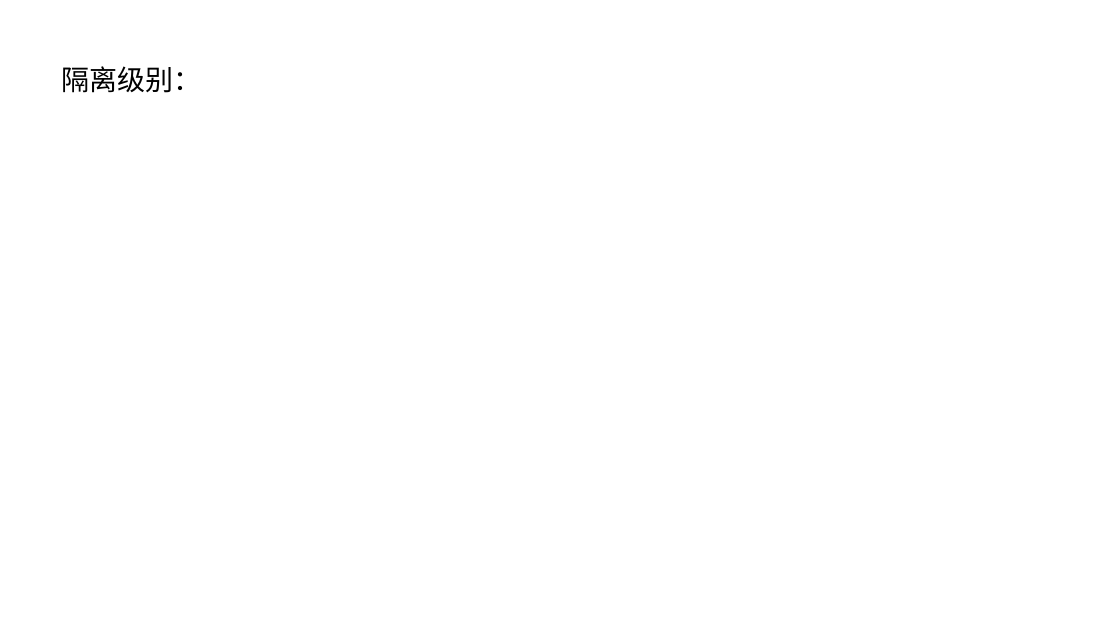
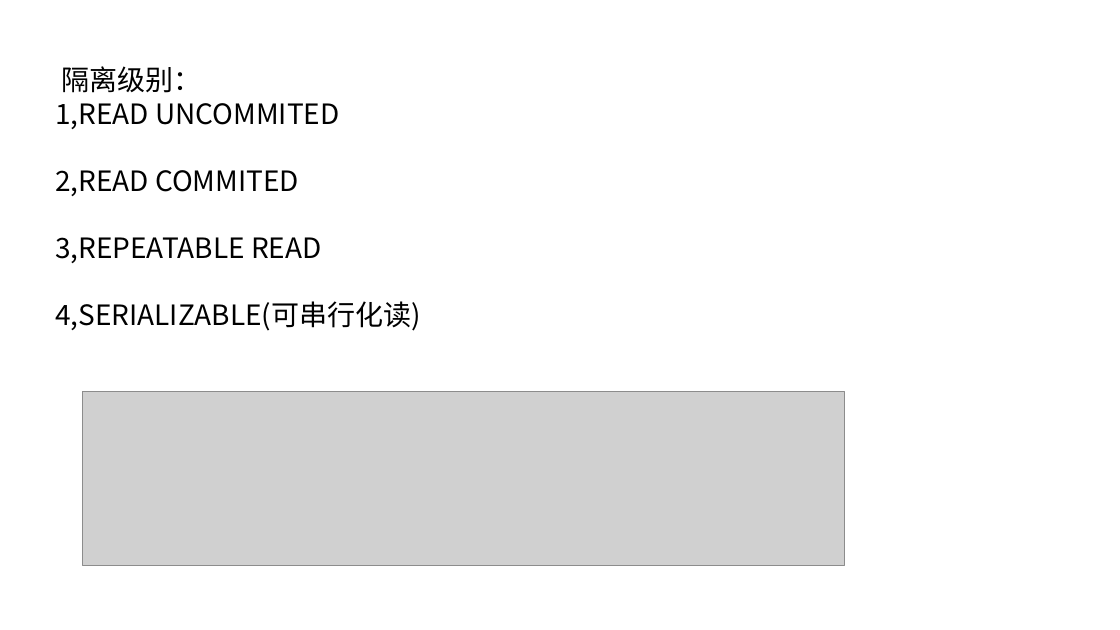
Before and after one commit to ronghuaihai/sharefiles, a slide deck: slide 5 of 数据库演示.pptx (slide 6 before the commit). Drawn at 1120x630 pixels with LibreOffice and Linux fonts; fonts in the diff are those of the drawing; grey boxes stand for pictures; background and template pictures are left out. Boxes give left, top, right and bottom in pixels: in the first picture for what was removed or moved away, otherwise in the second. Text is boxed around its words. In the diff, an @@ line names an element or a change of style, - is before the commit and + after.

```diff
--- a/数据库演示.pptx
+++ b/数据库演示.pptx
@@ text at bbox=[55, 103, 421, 331]: paragraphs added @@
+1,READ UNCOMMITED
+2,READ COMMITED
+3,REPEATABLE READ
+4,SERIALIZABLE(可串行化读)
@@ picture added at bbox=[82, 392, 844, 565] @@
```
Also in this commit, not shown: 11 other slides changed, 6 slides added, 3 slides removed, 2 other files.
